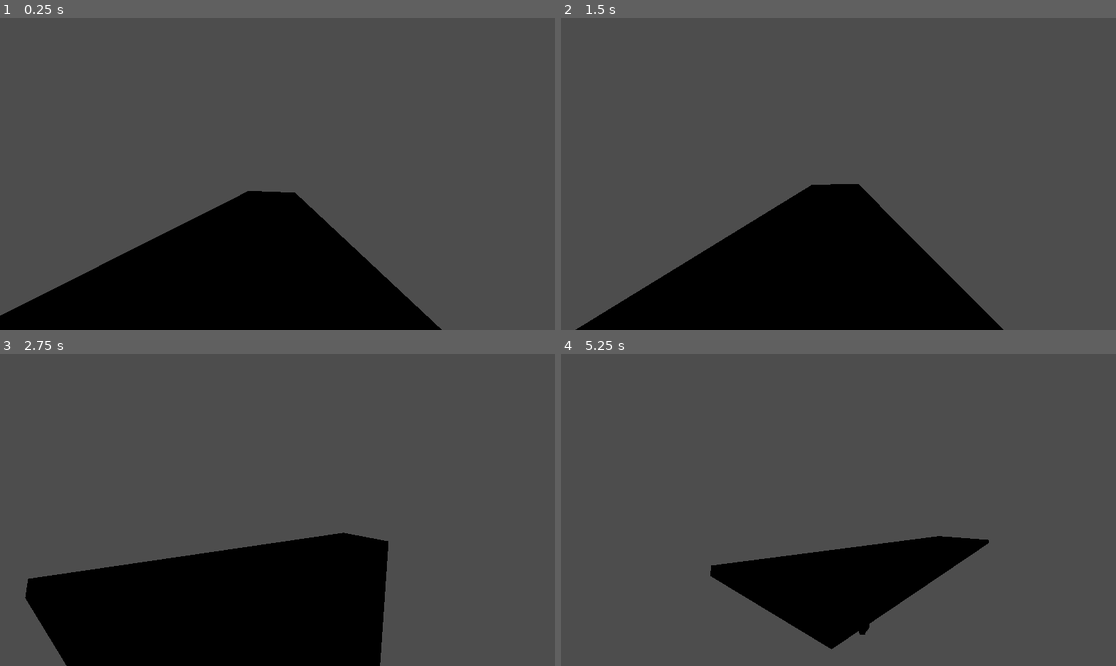
Above: before the commit, frames 1-4 (two rows, left to right).
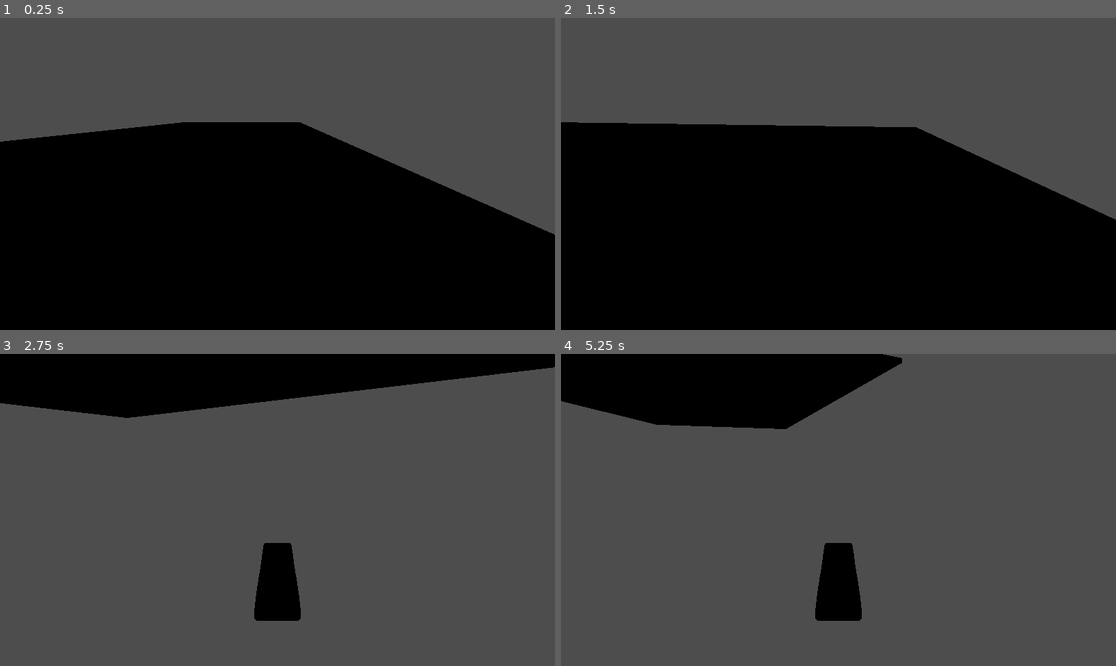
Above: after the commit, the same moments.

Repository: Tulsa-Game-Developers/GodotArcadeCabinet
Game: Godot game, scene res://169/169_scene.tscn
Two runs of this game, one before a commit and one after it. Both use one fixed random seed, a clock stepped at 60 frames per second and the inputs below.
Inputs:
- Up to frame 1 (0.25 s): no input
- Up to frame 2 (1.5 s): hold D (turn_right) 0.53-1.28 s; hold S (reverse) from 1.28 s (still down)
- Up to frame 3 (2.75 s): release S (reverse) at 2.03 s; hold D (turn_right) from 2.03 s (still down)
- Up to frame 4 (5.25 s): release D (turn_right) at 2.78 s; hold W (accelerate) 2.78-3.53 s; hold A (turn_left) 3.53-5.03 s; hold S (reverse) from 5.03 s (still down)

The runs differ from the first frame. In frame 1, 37% of the frame differs, in the area x 0-100%, y 33-100%; in frame 2, 40%; in frame 3, 34%; in frame 4, 19%.

Commit message:
added a simple car controller

Diff:
--- a/169/169_scene.tscn
+++ b/169/169_scene.tscn
@@ -1,23 +1,300 @@
 [gd_scene load_steps=3 format=3 uid="uid://cwxilhhai4ddx"]
 
 [ext_resource type="PackedScene" uid="uid://blc31mskvbeo6" path="res://169/sm_test_street_1.tscn" id="1_3840f"]
-[ext_resource type="PackedScene" uid="uid://3hc0bhetxdj8" path="res://Vehicles/test_car.tscn" id="2_bmtat"]
+[ext_resource type="PackedScene" uid="uid://dow2syqs1mepn" path="res://Vehicles/simple_car.tscn" id="2_bmtat"]
 
 [node name="Node3D" type="Node3D"]
 
 [node name="sm_test_street1" parent="." instance=ExtResource("1_3840f")]
+transform = Transform3D(1, 0, 0, 0, 1, 0, 0, 0, 1, -16.280092, 0, 0)
 
 [node name="sm_test_street2" parent="." instance=ExtResource("1_3840f")]
-transform = Transform3D(1, 0, 0, 0, 1, 0, 0, 0, 1, -8, 0, 0)
+transform = Transform3D(1, 0, 0, 0, 1, 0, 0, 0, 1, -8.280092, 0, -16)
+
+[node name="sm_test_street3" parent="." instance=ExtResource("1_3840f")]
+transform = Transform3D(1, 0, 0, 0, 1, 0, 0, 0, 1, -0.28009224, 0, 0)
+
+[node name="sm_test_street4" parent="." instance=ExtResource("1_3840f")]
+transform = Transform3D(1, 0, 0, 0, 1, 0, 0, 0, 1, 7.7199078, 0, -16)
 
 [node name="sm_test_street5" parent="." instance=ExtResource("1_3840f")]
-transform = Transform3D(1, 0, 0, 0, 1, 0, 0, 0, 1, -16, 0, 0)
-
-[node name="sm_test_street3" parent="." instance=ExtResource("1_3840f")]
-transform = Transform3D(1, 0, 0, 0, 1, 0, 0, 0, 1, 8, 0, 0)
-
-[node name="sm_test_street4" parent="." instance=ExtResource("1_3840f")]
-transform = Transform3D(1, 0, 0, 0, 1, 0, 0, 0, 1, 16, 0, 0)
-
-[node name="TestCar" parent="." instance=ExtResource("2_bmtat")]
-transform = Transform3D(-4.371139e-08, 0, -1, 0, 1, 0, 1, 0, -4.371139e-08, -9, 1.1676185, 1)
+transform = Transform3D(1, 0, 0, 0, 1, 0, 0, 0, 1, 15.719908, 0, -16)
+
+[node name="sm_test_street6" parent="." instance=ExtResource("1_3840f")]
+transform = Transform3D(1, 0, 0, 0, 1, 0, 0, 0, 1, 23.719908, 0, -16)
+
+[node name="sm_test_street7" parent="." instance=ExtResource("1_3840f")]
+transform = Transform3D(-4.371139e-08, 0, 1, 0, 1, 0, -1, 0, -4.371139e-08, -16.280092, 0, 8)
+
+[node name="sm_test_street8" parent="." instance=ExtResource("1_3840f")]
+transform = Transform3D(-4.371139e-08, 0, 1, 0, 1, 0, -1, 0, -4.371139e-08, -8.280092, 0, 8)
+
+[node name="sm_test_street9" parent="." instance=ExtResource("1_3840f")]
+transform = Transform3D(-4.371139e-08, 0, 1, 0, 1, 0, -1, 0, -4.371139e-08, -0.28009224, 0, 8)
+
+[node name="sm_test_street10" parent="." instance=ExtResource("1_3840f")]
+transform = Transform3D(-4.371139e-08, 0, 1, 0, 1, 0, -1, 0, -4.371139e-08, 7.7199078, 0, 8)
+
+[node name="sm_test_street11" parent="." instance=ExtResource("1_3840f")]
+transform = Transform3D(-4.371139e-08, 0, 1, 0, 1, 0, -1, 0, -4.371139e-08, 15.719908, 0, 8)
+
+[node name="sm_test_street12" parent="." instance=ExtResource("1_3840f")]
+transform = Transform3D(-4.371139e-08, 0, 1, 0, 1, 0, -1, 0, -4.371139e-08, 23.719908, 0, 8)
+
+[node name="sm_test_street13" parent="." instance=ExtResource("1_3840f")]
+transform = Transform3D(-4.371139e-08, 0, 1, 0, 1, 0, -1, 0, -4.371139e-08, -16.280092, 0, -24)
+
+[node name="sm_test_street14" parent="." instance=ExtResource("1_3840f")]
+transform = Transform3D(-4.371139e-08, 0, 1, 0, 1, 0, -1, 0, -4.371139e-08, -8.280092, 0, -24)
+
+[node name="sm_test_street15" parent="." instance=ExtResource("1_3840f")]
+transform = Transform3D(-4.371139e-08, 0, 1, 0, 1, 0, -1, 0, -4.371139e-08, -0.28009224, 0, -24)
+
+[node name="sm_test_street16" parent="." instance=ExtResource("1_3840f")]
+transform = Transform3D(-4.371139e-08, 0, 1, 0, 1, 0, -1, 0, -4.371139e-08, 7.7199078, 0, -8)
+
+[node name="sm_test_street17" parent="." instance=ExtResource("1_3840f")]
+transform = Transform3D(-4.371139e-08, 0, 1, 0, 1, 0, -1, 0, -4.371139e-08, 15.719908, 0, -24)
+
+[node name="sm_test_street18" parent="." instance=ExtResource("1_3840f")]
+transform = Transform3D(-4.371139e-08, 0, 1, 0, 1, 0, -1, 0, -4.371139e-08, 23.719908, 0, -8)
+
+[node name="sm_test_street19" parent="." instance=ExtResource("1_3840f")]
+transform = Transform3D(1, 0, 0, 0, 1, 0, 0, 0, 1, -16.280092, 0, -16)
+
+[node name="sm_test_street20" parent="." instance=ExtResource("1_3840f")]
+transform = Transform3D(1, 0, 0, 0, 1, 0, 0, 0, 1, -8.280092, 0, 0)
+
+[node name="sm_test_street21" parent="." instance=ExtResource("1_3840f")]
+transform = Transform3D(1, 0, 0, 0, 1, 0, 0, 0, 1, -0.28009224, 0, -16)
+
+[node name="sm_test_street22" parent="." instance=ExtResource("1_3840f")]
+transform = Transform3D(1, 0, 0, 0, 1, 0, 0, 0, 1, 7.7199078, 0, 0)
+
+[node name="sm_test_street23" parent="." instance=ExtResource("1_3840f")]
+transform = Transform3D(1, 0, 0, 0, 1, 0, 0, 0, 1, 15.719908, 0, 0)
+
+[node name="sm_test_street24" parent="." instance=ExtResource("1_3840f")]
+transform = Transform3D(1, 0, 0, 0, 1, 0, 0, 0, 1, 23.719908, 0, 0)
+
+[node name="sm_test_street25" parent="." instance=ExtResource("1_3840f")]
+transform = Transform3D(-4.371139e-08, 0, 1, 0, 1, 0, -1, 0, -4.371139e-08, -16.280092, 0, 8)
+
+[node name="sm_test_street26" parent="." instance=ExtResource("1_3840f")]
+transform = Transform3D(-4.371139e-08, 0, 1, 0, 1, 0, -1, 0, -4.371139e-08, -8.280092, 0, 8)
+
+[node name="sm_test_street27" parent="." instance=ExtResource("1_3840f")]
+transform = Transform3D(-4.371139e-08, 0, 1, 0, 1, 0, -1, 0, -4.371139e-08, -0.28009224, 0, 8)
+
+[node name="sm_test_street28" parent="." instance=ExtResource("1_3840f")]
+transform = Transform3D(-4.371139e-08, 0, 1, 0, 1, 0, -1, 0, -4.371139e-08, 7.7199078, 0, 8)
+
+[node name="sm_test_street29" parent="." instance=ExtResource("1_3840f")]
+transform = Transform3D(-4.371139e-08, 0, 1, 0, 1, 0, -1, 0, -4.371139e-08, 15.719908, 0, 8)
+
+[node name="sm_test_street30" parent="." instance=ExtResource("1_3840f")]
+transform = Transform3D(-4.371139e-08, 0, 1, 0, 1, 0, -1, 0, -4.371139e-08, 23.719908, 0, 8)
+
+[node name="sm_test_street31" parent="." instance=ExtResource("1_3840f")]
+transform = Transform3D(-4.371139e-08, 0, 1, 0, 1, 0, -1, 0, -4.371139e-08, -16.280092, 0, -8)
+
+[node name="sm_test_street32" parent="." instance=ExtResource("1_3840f")]
+transform = Transform3D(-4.371139e-08, 0, 1, 0, 1, 0, -1, 0, -4.371139e-08, -8.280092, 0, -8)
+
+[node name="sm_test_street33" parent="." instance=ExtResource("1_3840f")]
+transform = Transform3D(-4.371139e-08, 0, 1, 0, 1, 0, -1, 0, -4.371139e-08, -0.28009224, 0, -8)
+
+[node name="sm_test_street34" parent="." instance=ExtResource("1_3840f")]
+transform = Transform3D(-4.371139e-08, 0, 1, 0, 1, 0, -1, 0, -4.371139e-08, 7.7199078, 0, -24)
+
+[node name="sm_test_street35" parent="." instance=ExtResource("1_3840f")]
+transform = Transform3D(-4.371139e-08, 0, 1, 0, 1, 0, -1, 0, -4.371139e-08, 15.719908, 0, -8)
+
+[node name="sm_test_street36" parent="." instance=ExtResource("1_3840f")]
+transform = Transform3D(-4.371139e-08, 0, 1, 0, 1, 0, -1, 0, -4.371139e-08, 23.719908, 0, -24)
+
+[node name="sm_test_street37" parent="." instance=ExtResource("1_3840f")]
+transform = Transform3D(1, 0, 0, 0, 1, 0, 0, 0, 1, -8.280092, 0, -32)
+
+[node name="sm_test_street38" parent="." instance=ExtResource("1_3840f")]
+transform = Transform3D(1, 0, 0, 0, 1, 0, 0, 0, 1, 7.7199078, 0, -32)
+
+[node name="sm_test_street39" parent="." instance=ExtResource("1_3840f")]
+transform = Transform3D(1, 0, 0, 0, 1, 0, 0, 0, 1, 15.719908, 0, -32)
+
+[node name="sm_test_street40" parent="." instance=ExtResource("1_3840f")]
+transform = Transform3D(1, 0, 0, 0, 1, 0, 0, 0, 1, 23.719908, 0, -32)
+
+[node name="sm_test_street41" parent="." instance=ExtResource("1_3840f")]
+transform = Transform3D(-4.371139e-08, 0, 1, 0, 1, 0, -1, 0, -4.371139e-08, -16.280092, 0, -40)
+
+[node name="sm_test_street42" parent="." instance=ExtResource("1_3840f")]
+transform = Transform3D(-4.371139e-08, 0, 1, 0, 1, 0, -1, 0, -4.371139e-08, -8.280092, 0, -40)
+
+[node name="sm_test_street43" parent="." instance=ExtResource("1_3840f")]
+transform = Transform3D(-4.371139e-08, 0, 1, 0, 1, 0, -1, 0, -4.371139e-08, -0.28009224, 0, -40)
+
+[node name="sm_test_street44" parent="." instance=ExtResource("1_3840f")]
+transform = Transform3D(-4.371139e-08, 0, 1, 0, 1, 0, -1, 0, -4.371139e-08, 15.719908, 0, -40)
+
+[node name="sm_test_street45" parent="." instance=ExtResource("1_3840f")]
+transform = Transform3D(1, 0, 0, 0, 1, 0, 0, 0, 1, -16.280092, 0, -32)
+
+[node name="sm_test_street46" parent="." instance=ExtResource("1_3840f")]
+transform = Transform3D(1, 0, 0, 0, 1, 0, 0, 0, 1, -0.28009224, 0, -32)
+
+[node name="sm_test_street47" parent="." instance=ExtResource("1_3840f")]
+transform = Transform3D(-4.371139e-08, 0, 1, 0, 1, 0, -1, 0, -4.371139e-08, 7.7199078, 0, -40)
+
+[node name="sm_test_street48" parent="." instance=ExtResource("1_3840f")]
+transform = Transform3D(-4.371139e-08, 0, 1, 0, 1, 0, -1, 0, -4.371139e-08, 23.719908, 0, -40)
+
+[node name="sm_test_street49" parent="." instance=ExtResource("1_3840f")]
+transform = Transform3D(1, 0, 0, 0, 1, 0, 0, 0, 1, 31.719908, 0, 0)
+
+[node name="sm_test_street50" parent="." instance=ExtResource("1_3840f")]
+transform = Transform3D(1, 0, 0, 0, 1, 0, 0, 0, 1, 39.71991, 0, -16)
+
+[node name="sm_test_street51" parent="." instance=ExtResource("1_3840f")]
+transform = Transform3D(1, 0, 0, 0, 1, 0, 0, 0, 1, 47.71991, 0, 0)
+
+[node name="sm_test_street52" parent="." instance=ExtResource("1_3840f")]
+transform = Transform3D(1, 0, 0, 0, 1, 0, 0, 0, 1, 55.71991, 0, -16)
+
+[node name="sm_test_street53" parent="." instance=ExtResource("1_3840f")]
+transform = Transform3D(1, 0, 0, 0, 1, 0, 0, 0, 1, 63.71991, 0, -16)
+
+[node name="sm_test_street54" parent="." instance=ExtResource("1_3840f")]
+transform = Transform3D(1, 0, 0, 0, 1, 0, 0, 0, 1, 71.71991, 0, -16)
+
+[node name="sm_test_street55" parent="." instance=ExtResource("1_3840f")]
+transform = Transform3D(-4.371139e-08, 0, 1, 0, 1, 0, -1, 0, -4.371139e-08, 31.719908, 0, 8)
+
+[node name="sm_test_street56" parent="." instance=ExtResource("1_3840f")]
+transform = Transform3D(-4.371139e-08, 0, 1, 0, 1, 0, -1, 0, -4.371139e-08, 39.71991, 0, 8)
+
+[node name="sm_test_street57" parent="." instance=ExtResource("1_3840f")]
+transform = Transform3D(-4.371139e-08, 0, 1, 0, 1, 0, -1, 0, -4.371139e-08, 47.71991, 0, 8)
+
+[node name="sm_test_street58" parent="." instance=ExtResource("1_3840f")]
+transform = Transform3D(-4.371139e-08, 0, 1, 0, 1, 0, -1, 0, -4.371139e-08, 55.71991, 0, 8)
+
+[node name="sm_test_street59" parent="." instance=ExtResource("1_3840f")]
+transform = Transform3D(-4.371139e-08, 0, 1, 0, 1, 0, -1, 0, -4.371139e-08, 63.71991, 0, 8)
+
+[node name="sm_test_street60" parent="." instance=ExtResource("1_3840f")]
+transform = Transform3D(-4.371139e-08, 0, 1, 0, 1, 0, -1, 0, -4.371139e-08, 71.71991, 0, 8)
+
+[node name="sm_test_street61" parent="." instance=ExtResource("1_3840f")]
+transform = Transform3D(-4.371139e-08, 0, 1, 0, 1, 0, -1, 0, -4.371139e-08, 31.719908, 0, -24)
+
+[node name="sm_test_street62" parent="." instance=ExtResource("1_3840f")]
+transform = Transform3D(-4.371139e-08, 0, 1, 0, 1, 0, -1, 0, -4.371139e-08, 39.71991, 0, -24)
+
+[node name="sm_test_street63" parent="." instance=ExtResource("1_3840f")]
+transform = Transform3D(-4.371139e-08, 0, 1, 0, 1, 0, -1, 0, -4.371139e-08, 47.71991, 0, -24)
+
+[node name="sm_test_street64" parent="." instance=ExtResource("1_3840f")]
+transform = Transform3D(-4.371139e-08, 0, 1, 0, 1, 0, -1, 0, -4.371139e-08, 55.71991, 0, -8)
+
+[node name="sm_test_street65" parent="." instance=ExtResource("1_3840f")]
+transform = Transform3D(-4.371139e-08, 0, 1, 0, 1, 0, -1, 0, -4.371139e-08, 63.71991, 0, -24)
+
+[node name="sm_test_street66" parent="." instance=ExtResource("1_3840f")]
+transform = Transform3D(-4.371139e-08, 0, 1, 0, 1, 0, -1, 0, -4.371139e-08, 71.71991, 0, -8)
+
+[node name="sm_test_street67" parent="." instance=ExtResource("1_3840f")]
+transform = Transform3D(1, 0, 0, 0, 1, 0, 0, 0, 1, 31.719908, 0, -16)
+
+[node name="sm_test_street68" parent="." instance=ExtResource("1_3840f")]
+transform = Transform3D(1, 0, 0, 0, 1, 0, 0, 0, 1, 39.71991, 0, 0)
+
+[node name="sm_test_street69" parent="." instance=ExtResource("1_3840f")]
+transform = Transform3D(1, 0, 0, 0, 1, 0, 0, 0, 1, 47.71991, 0, -16)
+
+[node name="sm_test_street70" parent="." instance=ExtResource("1_3840f")]
+transform = Transform3D(1, 0, 0, 0, 1, 0, 0, 0, 1, 55.71991, 0, 0)
+
+[node name="sm_test_street71" parent="." instance=ExtResource("1_3840f")]
+transform = Transform3D(1, 0, 0, 0, 1, 0, 0, 0, 1, 63.71991, 0, 0)
+
+[node name="sm_test_street72" parent="." instance=ExtResource("1_3840f")]
+transform = Transform3D(1, 0, 0, 0, 1, 0, 0, 0, 1, 71.71991, 0, 0)
+
+[node name="sm_test_street73" parent="." instance=ExtResource("1_3840f")]
+transform = Transform3D(-4.371139e-08, 0, 1, 0, 1, 0, -1, 0, -4.371139e-08, 31.719908, 0, 8)
+
+[node name="sm_test_street74" parent="." instance=ExtResource("1_3840f")]
+transform = Transform3D(-4.371139e-08, 0, 1, 0, 1, 0, -1, 0, -4.371139e-08, 39.71991, 0, 8)
+
+[node name="sm_test_street75" parent="." instance=ExtResource("1_3840f")]
+transform = Transform3D(-4.371139e-08, 0, 1, 0, 1, 0, -1, 0, -4.371139e-08, 47.71991, 0, 8)
+
+[node name="sm_test_street76" parent="." instance=ExtResource("1_3840f")]
+transform = Transform3D(-4.371139e-08, 0, 1, 0, 1, 0, -1, 0, -4.371139e-08, 55.71991, 0, 8)
+
+[node name="sm_test_street77" parent="." instance=ExtResource("1_3840f")]
+transform = Transform3D(-4.371139e-08, 0, 1, 0, 1, 0, -1, 0, -4.371139e-08, 63.71991, 0, 8)
+
+[node name="sm_test_street78" parent="." instance=ExtResource("1_3840f")]
+transform = Transform3D(-4.371139e-08, 0, 1, 0, 1, 0, -1, 0, -4.371139e-08, 71.71991, 0, 8)
+
+[node name="sm_test_street79" parent="." instance=ExtResource("1_3840f")]
+transform = Transform3D(-4.371139e-08, 0, 1, 0, 1, 0, -1, 0, -4.371139e-08, 31.719908, 0, -8)
+
+[node name="sm_test_street80" parent="." instance=ExtResource("1_3840f")]
+transform = Transform3D(-4.371139e-08, 0, 1, 0, 1, 0, -1, 0, -4.371139e-08, 39.71991, 0, -8)
+
+[node name="sm_test_street81" parent="." instance=ExtResource("1_3840f")]
+transform = Transform3D(-4.371139e-08, 0, 1, 0, 1, 0, -1, 0, -4.371139e-08, 47.71991, 0, -8)
+
+[node name="sm_test_street82" parent="." instance=ExtResource("1_3840f")]
+transform = Transform3D(-4.371139e-08, 0, 1, 0, 1, 0, -1, 0, -4.371139e-08, 55.71991, 0, -24)
+
+[node name="sm_test_street83" parent="." instance=ExtResource("1_3840f")]
+transform = Transform3D(-4.371139e-08, 0, 1, 0, 1, 0, -1, 0, -4.371139e-08, 63.71991, 0, -8)
+
+[node name="sm_test_street84" parent="." instance=ExtResource("1_3840f")]
+transform = Transform3D(-4.371139e-08, 0, 1, 0, 1, 0, -1, 0, -4.371139e-08, 71.71991, 0, -24)
+
+[node name="sm_test_street85" parent="." instance=ExtResource("1_3840f")]
+transform = Transform3D(1, 0, 0, 0, 1, 0, 0, 0, 1, 39.71991, 0, -32)
+
+[node name="sm_test_street86" parent="." instance=ExtResource("1_3840f")]
+transform = Transform3D(1, 0, 0, 0, 1, 0, 0, 0, 1, 55.71991, 0, -32)
+
+[node name="sm_test_street87" parent="." instance=ExtResource("1_3840f")]
+transform = Transform3D(1, 0, 0, 0, 1, 0, 0, 0, 1, 63.71991, 0, -32)
+
+[node name="sm_test_street88" parent="." instance=ExtResource("1_3840f")]
+transform = Transform3D(1, 0, 0, 0, 1, 0, 0, 0, 1, 71.71991, 0, -32)
+
+[node name="sm_test_street89" parent="." instance=ExtResource("1_3840f")]
+transform = Transform3D(-4.371139e-08, 0, 1, 0, 1, 0, -1, 0, -4.371139e-08, 31.719908, 0, -40)
+
+[node name="sm_test_street90" parent="." instance=ExtResource("1_3840f")]
+transform = Transform3D(-4.371139e-08, 0, 1, 0, 1, 0, -1, 0, -4.371139e-08, 39.71991, 0, -40)
+
+[node name="sm_test_street91" parent="." instance=ExtResource("1_3840f")]
+transform = Transform3D(-4.371139e-08, 0, 1, 0, 1, 0, -1, 0, -4.371139e-08, 47.71991, 0, -40)
+
+[node name="sm_test_street92" parent="." instance=ExtResource("1_3840f")]
+transform = Transform3D(-4.371139e-08, 0, 1, 0, 1, 0, -1, 0, -4.371139e-08, 63.71991, 0, -40)
+
+[node name="sm_test_street93" parent="." instance=ExtResource("1_3840f")]
+transform = Transform3D(1, 0, 0, 0, 1, 0, 0, 0, 1, 31.719908, 0, -32)
+
+[node name="sm_test_street94" parent="." instance=ExtResource("1_3840f")]
+transform = Transform3D(1, 0, 0, 0, 1, 0, 0, 0, 1, 47.71991, 0, -32)
+
+[node name="sm_test_street95" parent="." instance=ExtResource("1_3840f")]
+transform = Transform3D(-4.371139e-08, 0, 1, 0, 1, 0, -1, 0, -4.371139e-08, 55.71991, 0, -40)
+
+[node name="sm_test_street96" parent="." instance=ExtResource("1_3840f")]
+transform = Transform3D(-4.371139e-08, 0, 1, 0, 1, 0, -1, 0, -4.371139e-08, 71.71991, 0, -40)
+
+[node name="SimpleCar" parent="." instance=ExtResource("2_bmtat")]
+transform = Transform3D(-4.371139e-08, 0, -1, 0, 1, 0, 1, 0, -4.371139e-08, -16.121689, 0.8284867, 1.1822418)
+
+[node name="Camera3D" type="Camera3D" parent="SimpleCar"]
+transform = Transform3D(1, -1.2679256e-08, -1.8793145e-09, 1.2679258e-08, 0.9570062, 0.2900676, -1.8793216e-09, -0.2900676, 0.95700634, 1.1920929e-06, 4.205406, 6.758116)
--- a/169/sm_test_street_1.tscn
+++ b/169/sm_test_street_1.tscn
@@ -1,6 +1,6 @@
 [gd_scene load_steps=3 format=3 uid="uid://blc31mskvbeo6"]
 
-[ext_resource type="PackedScene" uid="uid://csi1dd6eq21f0" path="res://assets/imported/sm_test_street1.fbx" id="1_mbljc"]
+[ext_resource type="PackedScene" uid="uid://csi1dd6eq21f0" path="res://assets/imported/env/street/sm_test_street1.fbx" id="1_mbljc"]
 
 [sub_resource type="ConcavePolygonShape3D" id="ConcavePolygonShape3D_lc20n"]
 data = PackedVector3Array(-0.04, -0.04, 0.0025, -0.04, -0.0023, 0.0025, 0.04, -0.0023, 0.0025, 0.04, -0.0023, 0.0025, 0 …(1232 unchanged characters)…
--- /dev/null
+++ b/Vehicles/simple_car.gd
@@ -0,0 +1,36 @@
+extends CharacterBody3D
+
+
+@export var acceleration = 1.5
+@export var brake_force = 0.3
+@export var turn_speed = 0.002
+@export var angular_friction = 0.95
+@export var friction = 0.95
+@export var control = 0
+var angular_velocity = 0 # since we are only rotating on Z, this is a float
+
+func _physics_process(delta: float) -> void:
+	# Add the gravity.
+	if not is_on_floor():
+		velocity += get_gravity() * delta
+
+	# dot product of velocity clamped gives
+	var velocity_alpha = clamp(velocity.dot(velocity), 0, 1)
+
+	if Input.is_action_pressed("accelerate"):
+		velocity -= transform.basis.z * acceleration
+	if Input.is_action_pressed("reverse"):
+		velocity += transform.basis.z * brake_force
+	if Input.is_action_pressed("turn_left"):
+		angular_velocity += turn_speed * velocity_alpha
+	if Input.is_action_pressed("turn_right"):
+		angular_velocity -= turn_speed * velocity_alpha
+
+
+	angular_velocity *= angular_friction * velocity_alpha
+	velocity *= friction
+
+	# jankily apply angular velocity
+	rotate(Vector3.UP, angular_velocity)
+
+	move_and_slide()
--- /dev/null
+++ b/Vehicles/simple_car.tscn
@@ -0,0 +1,31 @@
+[gd_scene load_steps=5 format=3 uid="uid://dow2syqs1mepn"]
+
+[ext_resource type="Script" uid="uid://d0mgsn71e816l" path="res://Vehicles/simple_car.gd" id="1_4ar5p"]
+[ext_resource type="PackedScene" uid="uid://drci8sffatamp" path="res://assets/imported/testcar_1/sm_car_racer1.fbx" id="1_c7buc"]
+[ext_resource type="PackedScene" uid="uid://c8fnogjxe78vy" path="res://assets/imported/testcar_1/sm_tire.fbx" id="2_4ar5p"]
+
+[sub_resource type="CapsuleShape3D" id="CapsuleShape3D_5k4ya"]
+radius = 0.6044922
+height = 3.9831543
+
+[node name="SimpleCar" type="CharacterBody3D"]
+script = ExtResource("1_4ar5p")
+
+[node name="sm_car_racer1" parent="." instance=ExtResource("1_c7buc")]
+transform = Transform3D(1, 0, 0, 0, 1, 0, 0, 0, 1, 0, 0.021733642, 0.48072815)
+
+[node name="sm_tire" parent="sm_car_racer1" instance=ExtResource("2_4ar5p")]
+transform = Transform3D(1.2454578, 0, 0, 0, 1.2454578, 0, 0, 0, 1.2454578, 0.5571386, -0.262289, -1.2343416)
+
+[node name="sm_tire2" parent="sm_car_racer1" instance=ExtResource("2_4ar5p")]
+transform = Transform3D(1.2454578, 0, 0, 0, 1.2454578, 0, 0, 0, 1.2454578, 0.5571386, -0.262289, 1.1400845)
+
+[node name="sm_tire3" parent="sm_car_racer1" instance=ExtResource("2_4ar5p")]
+transform = Transform3D(1.2454578, 0, 0, 0, 1.2454578, 0, 0, 0, 1.2454578, -0.52285606, -0.262289, -1.2343416)
+
+[node name="sm_tire4" parent="sm_car_racer1" instance=ExtResource("2_4ar5p")]
+transform = Transform3D(1.2454578, 0, 0, 0, 1.2454578, 0, 0, 0, 1.2454578, -0.52285606, -0.262289, 1.1400845)
+
+[node name="CollisionShape3D" type="CollisionShape3D" parent="."]
+transform = Transform3D(1, 0, 0, 0, -4.371139e-08, 1, 0, -1, -4.371139e-08, 0, 0.11402935, 0.5797272)
+shape = SubResource("CapsuleShape3D_5k4ya")
--- a/Vehicles/test_car.tscn
+++ b/Vehicles/test_car.tscn
@@ -1,9 +1,9 @@
 [gd_scene load_steps=7 format=3 uid="uid://3hc0bhetxdj8"]
 
 [ext_resource type="Script" uid="uid://dh5a2it2hfjcu" path="res://Vehicles/test_car.gd" id="1_7v6xn"]
-[ext_resource type="PackedScene" uid="uid://drci8sffatamp" path="res://assets/imported/sm_car_racer1.fbx" id="1_f4f80"]
+[ext_resource type="PackedScene" uid="uid://drci8sffatamp" path="res://assets/imported/testcar_1/sm_car_racer1.fbx" id="1_f4f80"]
 [ext_resource type="AudioStream" uid="uid://cxmxivkjy2hdb" path="res://Vehicles/engine.wav" id="3_rbwsu"]
-[ext_resource type="PackedScene" uid="uid://c8fnogjxe78vy" path="res://assets/imported/sm_tire.fbx" id="4_8v1rf"]
+[ext_resource type="PackedScene" uid="uid://c8fnogjxe78vy" path="res://assets/imported/testcar_1/sm_tire.fbx" id="4_8v1rf"]
 [ext_resource type="Script" uid="uid://hvimk81v8h8u" path="res://Vehicles/follow_cam.gd" id="5_mmqwp"]
 
 [sub_resource type="BoxShape3D" id="BoxShape3D_mmqwp"]
Not shown, added: Vehicles/simple_car.gd.uid
Renamed: assets/imported/sm_car_racer1.fbx -> assets/imported/testcar_1/sm_car_racer1.fbx
Not shown, changed: assets/imported/testcar_1/sm_car_racer1.fbx.import
Renamed: assets/imported/sm_tire.fbx -> assets/imported/testcar_1/sm_tire.fbx
Not shown, changed: assets/imported/testcar_1/sm_tire.fbx.import
Renamed: assets/imported/t_testcar1.png -> assets/imported/testcar_1/t_testcar1.png
Not shown, changed: assets/imported/testcar_1/t_testcar1.png.import
Renamed: assets/imported/t_tire1.png -> assets/imported/testcar_1/t_tire1.png
Not shown, changed: assets/imported/testcar_1/t_tire1.png.import
